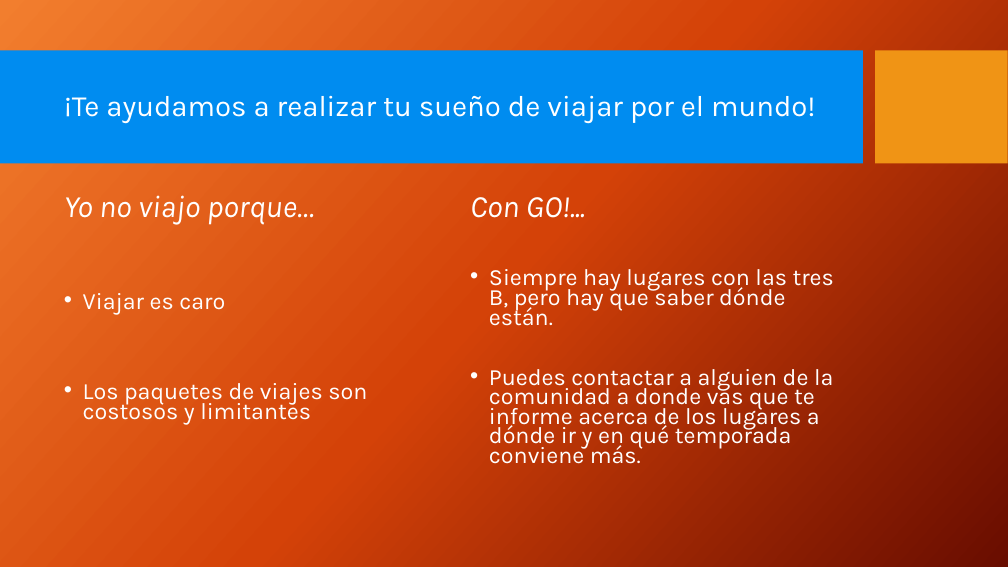
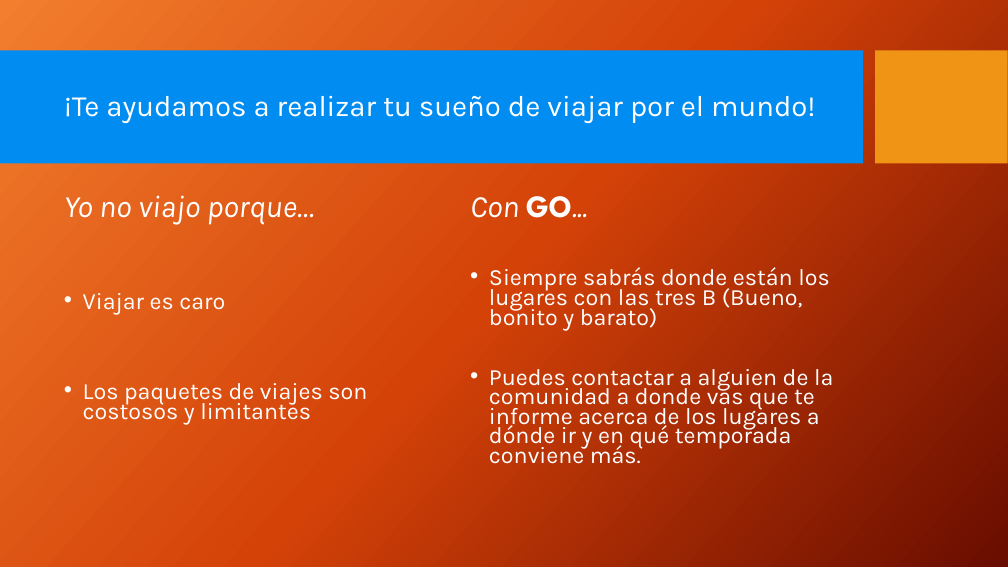
Before and after one commit to Auryn8/red-go, a slide deck: slide 8 of GO_presentacion.pptx. Drawn at 1008x567 pixels with LibreOffice and Linux fonts; fonts in the diff are those of the drawing; background and template pictures are left out. Boxes give left, top, right and bottom in pixels: in the first picture for what was removed or moved away, otherwise in the second. Text is boxed around its words. In the diff, an @@ line names an element or a change of style, - is before the commit and + after.

```diff
--- a/GO_presentacion.pptx
+++ b/GO_presentacion.pptx
@@ text at [470, 196, 829, 330]: text changed @@
-Con GO!...
-• Siempre hay lugares con las tres B, pero hay que saber dónde están.
+Con GO...
+• Siempre sabrás donde están los lugares con las tres B (Bueno, bonito y barato)
```
Also in this commit, not shown: 9 other slides changed, 1 slide removed.
